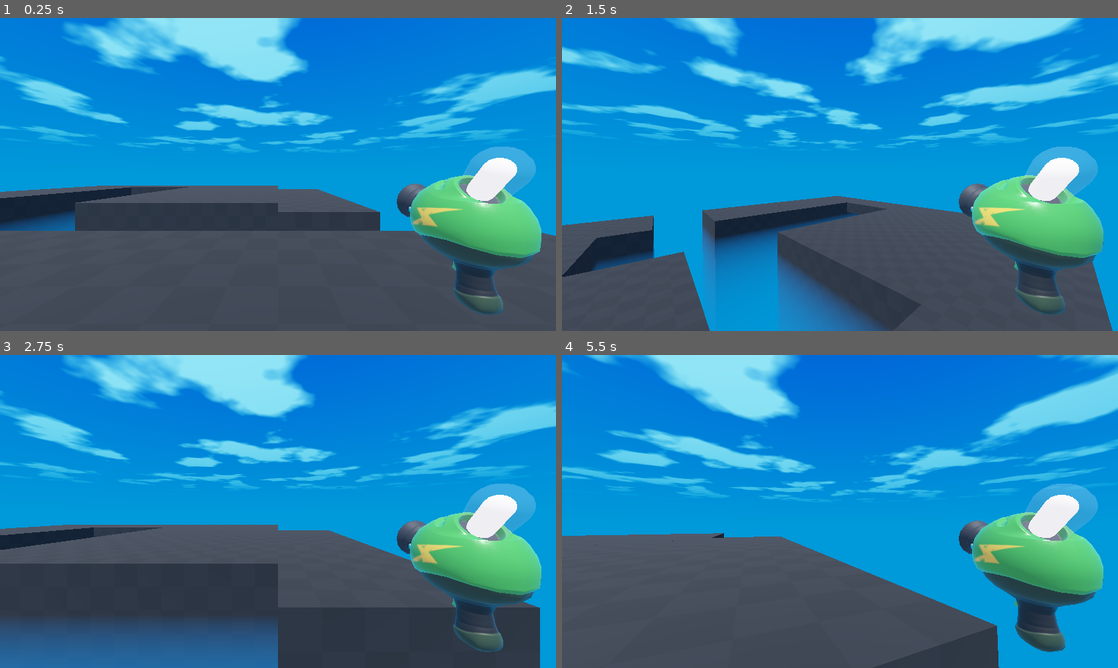
Above: before the commit, frames 1-4 (two rows, left to right).
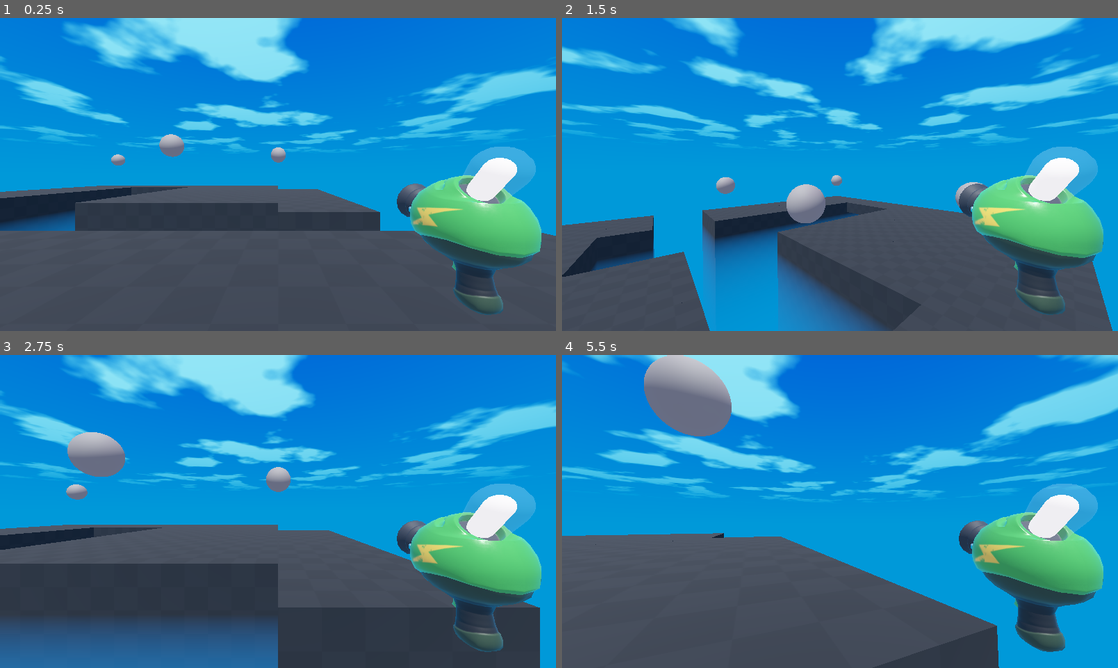
Above: after the commit, the same moments.

Repository: gdquest-demos/getting-started-with-godot-4
Game: Godot game, scene res://game.tscn
Two runs of this game, one before a commit and one after it. Both use one fixed random seed, a clock stepped at 60 frames per second and the inputs below.
Inputs (mouse positions are in pixels of both pictures, inside the frame that each line leads up to):
- Up to frame 1 (0.25 s): no input
- Up to frame 2 (1.5 s): tap Enter at 0.5 s; move the mouse to (867, 174) at 0.52 s; press the mouse at (867, 174) at 0.53 s; hold W (move_forward) from 0.53 s (still down); tap Space (jump) at 0.77 s; move the mouse to (812, 174) at 1.27 s; release the mouse at (812, 174) at 1.28 s; tap T at 1.35 s
- Up to frame 3 (2.75 s): keep holding W (move_forward); tap Space (jump) at 1.52 s; move the mouse to (289, 505) at 2.02 s; tap Y at 2.1 s
- Up to frame 4 (5.5 s): keep holding W (move_forward); move the mouse to (834, 517) at 2.77 s; tap Z at 2.85 s; tap Space (jump) at 3.02, 3.77, 4.25, 4.52 s; move the mouse to (878, 514) at 3.52 s; tap G at 3.6 s; move the mouse to (795, 508) at 4.27 s; tap R at 4.35 s; move the mouse to (845, 511) at 5.02 s; tap H at 5.1 s

The runs differ from the first frame. In frame 1, 0.4% of the frame differs, in the area x 20-52%, y 37-48%; in frame 2, 1.0%; in frame 3, 1.6%; in frame 4, 3.1%, in the area x 14-31%, y 0-26%.

Commit message:
add mob to 3d project

Diff:
--- a/3d-project-completed/game.tscn
+++ b/3d-project-completed/game.tscn
@@ -1,9 +1,10 @@
-[gd_scene load_steps=7 format=3 uid="uid://bpqvmc7qt8xut"]
+[gd_scene load_steps=8 format=3 uid="uid://bpqvmc7qt8xut"]
 
 [ext_resource type="PackedScene" uid="uid://d3kp34dihjeyd" path="res://player_controller.tscn" id="1_fqdcw"]
 [ext_resource type="Script" path="res://game.gd" id="1_xym6k"]
 [ext_resource type="Sky" path="res://sky/sky.tres" id="2_ixrad"]
 [ext_resource type="MeshLibrary" uid="uid://b8dsyehebhq1j" path="res://floor.tres" id="4_15xx1"]
+[ext_resource type="PackedScene" uid="uid://dfwbq2vombjvr" path="res://mob.tscn" id="5_otjwq"]
 
 [sub_resource type="Environment" id="Environment_pev5d"]
 background_mode = 2
@@ -44,7 +45,7 @@
 [node name="CollisionShape3D" type="CollisionShape3D" parent="KillPlane"]
 shape = SubResource("WorldBoundaryShape3D_xiq5r")
 
-[node name="PlayerController" parent="." instance=ExtResource("1_fqdcw")]
+[node name="Player" parent="." instance=ExtResource("1_fqdcw")]
 transform = Transform3D(-1, 0, -8.74228e-08, 0, 1, 0, 8.74228e-08, 0, -1, 0, 2.00724, 0)
 
 [node name="GridMap" type="GridMap" parent="."]
@@ -58,4 +59,16 @@
 [node name="DirectionalLight3D" type="DirectionalLight3D" parent="."]
 transform = Transform3D(1, 0, 0, 0, -0.370168, 0.928965, 0, -0.928965, -0.370168, -0.515401, 8.99704, 0)
 
+[node name="Mob" parent="." instance=ExtResource("5_otjwq")]
+transform = Transform3D(1, 0, 0, 0, 1, 0, 0, 0, 1, 0, 3.41596, 14)
+
+[node name="Mob2" parent="." instance=ExtResource("5_otjwq")]
+transform = Transform3D(1, 0, 0, 0, 1, 0, 0, 0, 1, 14.7228, 3.41596, 18.7163)
+
+[node name="Mob3" parent="." instance=ExtResource("5_otjwq")]
+transform = Transform3D(1, 0, 0, 0, 1, 0, 0, 0, 1, 14.2267, 3.41596, 7.50158)
+
+[node name="Mob4" parent="." instance=ExtResource("5_otjwq")]
+transform = Transform3D(1, 0, 0, 0, 1, 0, 0, 0, 1, 5.15658, 3.41596, 9.87135)
+
 [connection signal="body_entered" from="KillPlane" to="." method="_on_kill_plane_body_entered"]
--- /dev/null
+++ b/3d-project-completed/mob.gd
@@ -0,0 +1,26 @@
+extends RigidBody3D
+
+var speed = randf_range(2, 4)
+
+var health = 3
+
+@onready var player := get_node("/root/Game/Player")
+
+
+func _physics_process(delta):
+	if not is_instance_valid(player):
+		return
+
+	var direction = global_position.direction_to(player.global_position)
+	direction.y = 0.0
+	linear_velocity = direction * speed
+
+
+func take_damage():
+	health -= 1
+	if health == 0:
+		set_physics_process(false)
+		gravity_scale = 1.0
+		var direction_back = -transform.basis.z * 20.0
+		var direction_random = Vector3(randf(), randf(), randf()).normalized()
+		apply_central_impulse(direction_back + direction_random * randf_range(0.0, 2.0))
--- /dev/null
+++ b/3d-project-completed/mob.tscn
@@ -0,0 +1,18 @@
+[gd_scene load_steps=4 format=3 uid="uid://dfwbq2vombjvr"]
+
+[ext_resource type="Script" path="res://mob.gd" id="1_e60uy"]
+
+[sub_resource type="SphereMesh" id="SphereMesh_7xh84"]
+
+[sub_resource type="SphereShape3D" id="SphereShape3D_gkbwe"]
+
+[node name="Mob" type="RigidBody3D"]
+transform = Transform3D(1, 0, 0, 0, 1, 0, 0, 0, 1, 0, 1.66374, 14)
+gravity_scale = 0.0
+script = ExtResource("1_e60uy")
+
+[node name="MeshInstance3D" type="MeshInstance3D" parent="."]
+mesh = SubResource("SphereMesh_7xh84")
+
+[node name="CollisionShape3D" type="CollisionShape3D" parent="."]
+shape = SubResource("SphereShape3D_gkbwe")
--- a/3d-project-completed/plasma_gun/plasma_gun_root.tscn
+++ b/3d-project-completed/plasma_gun/plasma_gun_root.tscn
@@ -1,8 +1,11 @@
-[gd_scene load_steps=4 format=3 uid="uid://yeft3e2irxdx"]
+[gd_scene load_steps=5 format=3 uid="uid://yeft3e2irxdx"]
 
 [ext_resource type="PackedScene" uid="uid://hnr4843o7s6d" path="res://plasma_gun/plasma_gun.glb" id="1_wuxdl"]
 [ext_resource type="Material" uid="uid://bed2xegx18ift" path="res://plasma_gun/plasma_gun_glass_mat.tres" id="2_pctgy"]
 [ext_resource type="Material" uid="uid://ctrcsj4kq5b8u" path="res://plasma_gun/plasma_gun_light_mat.tres" id="3_mvi4x"]
+
+[sub_resource type="SphereShape3D" id="SphereShape3D_k0w5v"]
+radius = 1.0
 
 [node name="PlasmaGunRoot" type="Node3D"]
 
@@ -12,4 +15,9 @@
 surface_material_override/1 = ExtResource("2_pctgy")
 surface_material_override/3 = ExtResource("3_mvi4x")
 
+[node name="StaticBody3D" type="StaticBody3D" parent="."]
+
+[node name="CollisionShape3D" type="CollisionShape3D" parent="StaticBody3D"]
+shape = SubResource("SphereShape3D_k0w5v")
+
 [editable path="plasma_gun"]
--- a/3d-project-completed/player_controller.tscn
+++ b/3d-project-completed/player_controller.tscn
@@ -7,7 +7,7 @@
 radius = 0.338193
 height = 1.5
 
-[node name="PlayerController" type="CharacterBody3D"]
+[node name="Player" type="CharacterBody3D"]
 transform = Transform3D(-1, 0, -8.74228e-08, 0, 1, 0, 8.74228e-08, 0, -1, 0, 1, 0)
 collision_layer = 2
 script = ExtResource("1_g3eiy")
